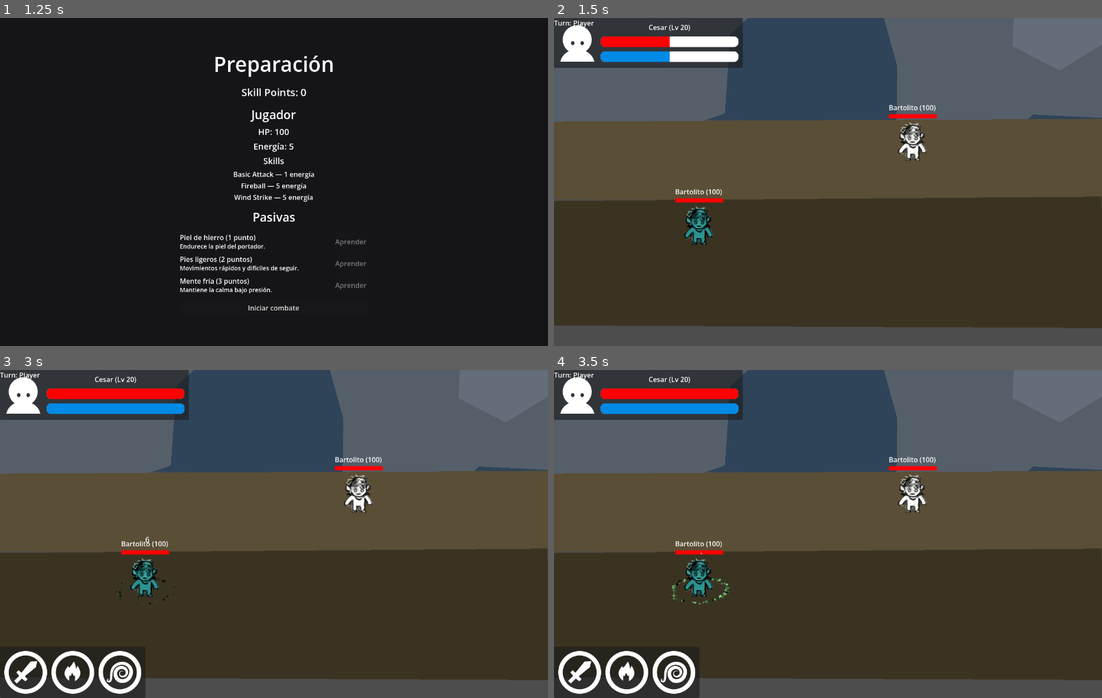
Above: before the commit, frames 1-4 (two rows, left to right).
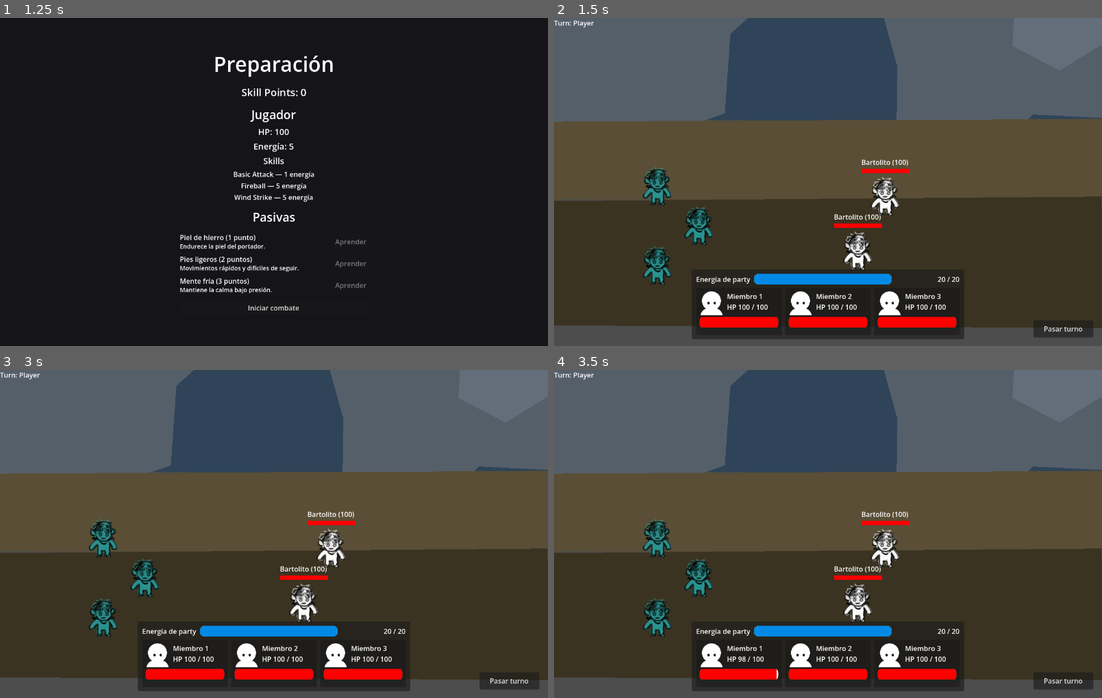
Above: after the commit, the same moments.

Repository: cessar1/no-name-dungeon
Game: Godot game, scene res://scenes/StartMenu.tscn
Same seed, same stepped clock (60 frames per second), same inputs: the game is played once before the commit and once after it.
Inputs (mouse positions are in pixels of both pictures, inside the frame that each line leads up to):
- Up to frame 1 (1.25 s): click "Jugar" at 0.5 s
- Up to frame 2 (1.5 s): click "Iniciar combate" at 1.25 s
- Up to frame 3 (3 s): click (509, 681) at 2 s, where only the run after the commit has a clickable "Pasar turno"; drag from (142, 576) to (356, 497) at 2.77 s
- Up to frame 4 (3.5 s): no input

Frame 1 is identical in both runs. In frame 2, 16% of the frame differs, in the area x 0-99%, y 0-98%; in frame 3, 19%; in frame 4, 19%, in the area x 0-99%, y 0-100%.

Commit message:
Add party combat with shared energy and member cards
Spawn up to 3 party members, share a 20-point energy pool that regenerates each player turn, and end the turn when nobody can afford a skill or the player passes. Replace CharacterStatus with a bottom-center PartyStatus panel: shared energy row above three 200x110 member cards showing portrait, name, HP text and HP bar.

Diff:
--- a/Player.gd
+++ b/Player.gd
@@ -1,6 +1,9 @@
 class_name Player extends BattleUnit
 
 @onready var animator : AnimationPlayer = $AnimationPlayer
+
+# Pool de energía compartido, asignado por BattleManager al registrar la unidad.
+var party_energy: PartyEnergy
 
 func _ready() -> void:
 	# Respaldo para ejecutar la escena sola (F6): en combate, Game la configura
@@ -10,6 +13,12 @@
 	if skills.is_empty():
 		skills.assign(GameManager.player_state.skills)
 	super._ready()
+
+# La energía del jugador sale del pool compartido de la party.
+func can_use_skill(skill: Skill) -> bool:
+	if party_energy == null:
+		return super.can_use_skill(skill)
+	return is_alive() and party_energy.can_afford(skill.energy_cost)
 
 func use_skill(skill: Skill, targets: Array[BattleUnit]) -> bool:
 	if not can_use_skill(skill):
@@ -22,8 +31,11 @@
 		if target == null or not skill.is_valid_target(target):
 			return false
 
-	current_energy -= skill.energy_cost
-	unit_energy_changed.emit(self, current_energy, max_energy)
+	if party_energy:
+		party_energy.spend(skill.energy_cost)
+	else:
+		current_energy -= skill.energy_cost
+		unit_energy_changed.emit(self, current_energy, max_energy)
 
 	for target in targets:
 		skill.execute(self, target)
--- /dev/null
+++ b/party_energy.gd
@@ -0,0 +1,23 @@
+class_name PartyEnergy extends RefCounted
+
+signal changed(current_energy: float, max_energy: float)
+
+var current_energy: float = 0.0
+var max_energy: float = 0.0
+
+# Arranca el pool lleno al iniciar la batalla.
+func setup(max_value: float) -> void:
+	max_energy = max_value
+	current_energy = max_energy
+	changed.emit(current_energy, max_energy)
+
+func can_afford(cost: float) -> bool:
+	return current_energy >= cost
+
+func spend(cost: float) -> void:
+	current_energy = maxf(current_energy - cost, 0.0)
+	changed.emit(current_energy, max_energy)
+
+func regenerate(amount: float) -> void:
+	current_energy = minf(current_energy + amount, max_energy)
+	changed.emit(current_energy, max_energy)
--- a/scenes/Game.tscn
+++ b/scenes/Game.tscn
@@ -3,7 +3,7 @@
 [ext_resource type="Script" uid="uid://n4bfq1lvjoid" path="res://scenes/combat.gd" id="1_aug50"]
 [ext_resource type="Script" uid="uid://1d1wi7t72sa2" path="res://scenes/battle_manager.gd" id="2_kiw3p"]
 [ext_resource type="Script" uid="uid://ecsv4vjwaypp" path="res://scenes/canvas_layer.gd" id="3_400sg"]
-[ext_resource type="PackedScene" uid="uid://cf5ta08ptvv24" path="res://scenes/character_status.tscn" id="5_kiw3p"]
+[ext_resource type="PackedScene" uid="uid://c6c8xdf7gkvqv" path="res://scenes/party_status.tscn" id="4_aug50"]
 [ext_resource type="Script" uid="uid://b4p5jvu186sgp" path="res://scenes/ui.gd" id="5_qy1jj"]
 [ext_resource type="PackedScene" uid="uid://bhxf07p4na0gn" path="res://scenes/skill_bar.tscn" id="6_aug50"]
 
@@ -83,6 +83,14 @@
 [node name="7" type="Marker2D" parent="Positions" unique_id=1157184585]
 position = Vector2(896, 512)
 
+[node name="PartyPosition1" type="Marker2D" parent="Positions" unique_id=170715229]
+unique_name_in_owner = true
+position = Vector2(300, 360)
+
+[node name="PartyPosition2" type="Marker2D" parent="Positions" unique_id=1425969883]
+unique_name_in_owner = true
+position = Vector2(300, 546)
+
 [node name="CanvasLayer" type="CanvasLayer" parent="." unique_id=380967142]
 script = ExtResource("3_400sg")
 
@@ -92,8 +100,17 @@
 offset_right = 118.0
 offset_bottom = 158.0
 
-[node name="CharacterStatus" parent="CanvasLayer" unique_id=564773432 instance=ExtResource("5_kiw3p")]
+[node name="PartyStatus" parent="CanvasLayer" unique_id=842386555 instance=ExtResource("4_aug50")]
 unique_name_in_owner = true
+anchors_preset = 7
+anchor_left = 0.5
+anchor_top = 1.0
+anchor_right = 0.5
+anchor_bottom = 1.0
+offset_top = -16.0
+offset_bottom = -16.0
+grow_horizontal = 2
+grow_vertical = 0
 
 [node name="UI" type="CanvasLayer" parent="." unique_id=906476221]
 layer = 4
@@ -125,6 +142,21 @@
 mouse_filter = 2
 metadata/_edit_lock_ = true
 
+[node name="PassTurnButton" type="Button" parent="UI" unique_id=506543021]
+unique_name_in_owner = true
+anchors_preset = 3
+anchor_left = 1.0
+anchor_top = 1.0
+anchor_right = 1.0
+anchor_bottom = 1.0
+offset_left = -160.0
+offset_top = -60.0
+offset_right = -20.0
+offset_bottom = -20.0
+grow_horizontal = 0
+grow_vertical = 0
+text = "Pasar turno"
+
 [node name="Camera2D" type="Camera2D" parent="." unique_id=313520003]
 position = Vector2(698, 346)
 
--- a/scenes/battle_manager.gd
+++ b/scenes/battle_manager.gd
@@ -11,12 +11,14 @@
 var active_players: Array[BattleUnit]
 var active_enemies: Array[BattleUnit]
 
-var actions_remaining: int = 0
 var enemies_to_act: Array[BattleUnit]
 
 var selected_player: BattleUnit
 var skill_bar : SkillBar
 var current_turn : Turn
+
+# Pool de energía compartido por toda la party durante la batalla.
+var party_energy := PartyEnergy.new()
 
 var battle_over := false
 var battle_result_announced := false
@@ -26,6 +28,7 @@
 func start_battle():
 	if battle_over:
 		return
+	party_energy.setup(GameManager.party_state.shared_energy_max)
 	start_player_turn()
 
 func start_player_turn():
@@ -33,22 +36,29 @@
 		return
 
 	current_turn = Turn.PLAYER
-	actions_remaining  = active_players.size()
-
-	for player in active_players:
-		player.regenerate_energy()
+	party_energy.regenerate(BattleUnit.ENERGY_REGEN)
 
 	if skill_bar and selected_player:
 		skill_bar.refresh_availability(selected_player)
 
-func finish_player_action():
-	if battle_over:
-		return
-
-	actions_remaining -= 1
-
-	if actions_remaining <= 0:
+	# Si la party no puede pagar ninguna skill, cede el turno.
+	if not party_can_act():
 		change_turn()
+
+# El jugador puede ceder el turno para conservar energía.
+func finish_player_turn():
+	if battle_over or current_turn != Turn.PLAYER:
+		return
+
+	change_turn()
+
+# La party puede actuar mientras algún miembro vivo pueda pagar una skill.
+func party_can_act() -> bool:
+	for player in active_players:
+		for skill in player.get_skills():
+			if player.can_use_skill(skill):
+				return true
+	return false
 
 func start_enemy_turn():
 	if battle_over:
@@ -97,6 +107,7 @@
 		active_enemies.append(unit)
 	elif unit is Player:
 		active_players.append(unit)
+		(unit as Player).party_energy = party_energy
 		unit.unit_selected.connect(_on_unit_selected)
 
 func _on_unit_selected(unit: BattleUnit):
@@ -141,7 +152,8 @@
 	if casted:
 		if skill_bar:
 			skill_bar.refresh_availability(player)
-		finish_player_action()
+		if not party_can_act():
+			change_turn()
 
 func _on_unit_died(unit : BattleUnit):
 	units_dying += 1
--- a/scenes/canvas_layer.gd
+++ b/scenes/canvas_layer.gd
@@ -1,29 +1,15 @@
-extends CanvasLayer
+class_name BattleCanvasLayer extends CanvasLayer
 
 @onready var battle_manager = $"../BattleManager"
-@onready var character_status: CharacterStatus = $CharacterStatus
-
-var tracked_unit: BattleUnit
+@onready var party_status: PartyStatus = $PartyStatus
 
 func _ready() -> void:
-	battle_manager.player_selected.connect(_on_player_selected)
+	battle_manager.party_energy.changed.connect(_on_party_energy_changed)
 
-func _on_player_selected(unit: BattleUnit):
-	print("Selected")
-	if tracked_unit:
-		if tracked_unit.unit_energy_changed.is_connected(_on_energy_changed):
-			tracked_unit.unit_energy_changed.disconnect(_on_energy_changed)
-		if tracked_unit.unit_hp_changed.is_connected(_on_hp_changed):
-			tracked_unit.unit_hp_changed.disconnect(_on_hp_changed)
+func setup_party(units: Array[BattleUnit]) -> void:
+	party_status.setup_party(units)
+	_on_party_energy_changed(battle_manager.party_energy.current_energy, battle_manager.party_energy.max_energy)
 
-	tracked_unit = unit
-	unit.unit_energy_changed.connect(_on_energy_changed)
-	unit.unit_hp_changed.connect(_on_hp_changed)
-	_on_energy_changed(unit, unit.current_energy, unit.max_energy)
-	_on_hp_changed(unit, unit.current_hp)
-
-func _on_energy_changed(_unit: BattleUnit, current_energy: float, max_energy: float):
-	character_status.set_energy(current_energy, max_energy)
-
-func _on_hp_changed(unit: BattleUnit, current_hp: float):
-	character_status.set_hp(current_hp, unit.max_hp)
+# La barra de MP es una sola para toda la party.
+func _on_party_energy_changed(current_energy: float, max_energy: float) -> void:
+	party_status.set_energy(current_energy, max_energy)
--- a/scenes/character_status.gd
+++ /dev/null
@@ -1,12 +0,0 @@
-class_name CharacterStatus extends PanelContainer
-
-@onready var hp_bar: TextureProgressBar = %HpBar
-@onready var energy_bar: TextureProgressBar = %MpBar
-
-func set_hp(current_hp: float, max_hp: float) -> void:
-	hp_bar.max_value = max_hp
-	hp_bar.value = current_hp
-
-func set_energy(current_energy: float, max_energy: float) -> void:
-	energy_bar.max_value = max_energy
-	energy_bar.value = current_energy
--- a/scenes/character_status.tscn
+++ /dev/null
@@ -1,58 +0,0 @@
-[gd_scene format=3 uid="uid://cf5ta08ptvv24"]
-
-[ext_resource type="Script" uid="uid://dwrqgllmgoksx" path="res://scenes/character_status.gd" id="1_3qm1d"]
-[ext_resource type="Texture2D" uid="uid://c2wyjxb2w36th" path="res://assets/ui/Avatar.png" id="1_gbspo"]
-[ext_resource type="Texture2D" uid="uid://deco8vrhxxwa6" path="res://assets/ui/Bar.png" id="2_3qm1d"]
-
-[node name="CharacterStatus" type="PanelContainer" unique_id=564773432]
-offset_right = 40.0
-offset_bottom = 40.0
-script = ExtResource("1_3qm1d")
-
-[node name="MarginContainer" type="MarginContainer" parent="." unique_id=2084237219]
-layout_mode = 2
-theme_override_constants/margin_left = 10
-theme_override_constants/margin_top = 10
-theme_override_constants/margin_right = 10
-theme_override_constants/margin_bottom = 10
-
-[node name="HBoxContainer" type="HBoxContainer" parent="MarginContainer" unique_id=1823353856]
-layout_mode = 2
-theme_override_constants/separation = 10
-
-[node name="MarginContainer" type="MarginContainer" parent="MarginContainer/HBoxContainer" unique_id=1322606962]
-layout_mode = 2
-theme_override_constants/margin_left = 5
-theme_override_constants/margin_top = 7
-theme_override_constants/margin_right = 5
-theme_override_constants/margin_bottom = 5
-
-[node name="TextureRect" type="TextureRect" parent="MarginContainer/HBoxContainer/MarginContainer" unique_id=505684989]
-layout_mode = 2
-texture = ExtResource("1_gbspo")
-stretch_mode = 2
-
-[node name="VBoxContainer" type="VBoxContainer" parent="MarginContainer/HBoxContainer" unique_id=794192003]
-layout_mode = 2
-theme_override_constants/separation = 10
-
-[node name="Label" type="Label" parent="MarginContainer/HBoxContainer/VBoxContainer" unique_id=867220111]
-layout_mode = 2
-text = "Cesar (Lv 20)"
-horizontal_alignment = 1
-
-[node name="HpBar" type="TextureProgressBar" parent="MarginContainer/HBoxContainer/VBoxContainer" unique_id=948254769]
-unique_name_in_owner = true
-layout_mode = 2
-value = 50.0
-texture_under = ExtResource("2_3qm1d")
-texture_progress = ExtResource("2_3qm1d")
-tint_progress = Color(1, 0, 0, 1)
-
-[node name="MpBar" type="TextureProgressBar" parent="MarginContainer/HBoxContainer/VBoxContainer" unique_id=1697505503]
-unique_name_in_owner = true
-layout_mode = 2
-value = 50.0
-texture_under = ExtResource("2_3qm1d")
-texture_progress = ExtResource("2_3qm1d")
-tint_progress = Color(0, 0.5411765, 0.9019608, 1)
--- a/scenes/combat.gd
+++ b/scenes/combat.gd
@@ -7,18 +7,29 @@
 
 @onready var battle_manager = $BattleManager
 @onready var positions = $Positions.get_children()
+@onready var party_positions: Array[Marker2D] = [
+	positions[0] as Marker2D,
+	%PartyPosition1,
+	%PartyPosition2,
+]
 @onready var units: Node2D = $Units
 @onready var skill_bar: SkillBar = %SkillBar
+@onready var pass_turn_button: Button = %PassTurnButton
+@onready var canvas_layer: BattleCanvasLayer = $CanvasLayer
 
 var available_positions = []
 
 
 func _ready() -> void:
 	available_positions = positions.duplicate()
+	for position in party_positions:
+		available_positions.erase(position)
 	battle_manager.setup_ui(skill_bar)
 	battle_manager.battle_ended.connect(_on_battle_ended)
+	pass_turn_button.pressed.connect(battle_manager.finish_player_turn)
 
-	spawn_player()
+	spawn_party()
+	canvas_layer.setup_party(battle_manager.active_players)
 	spawn_enemy()
 	spawn_enemy()
 	battle_manager.start_battle()
@@ -31,11 +42,18 @@
 	get_tree().change_scene_to_file(RESULT_SCENE)
 
 
-func spawn_player() -> void:
+func spawn_party() -> void:
+	var members := GameManager.party_state.members
+	for i in members.size():
+		if i >= party_positions.size():
+			break
+		spawn_party_member(members[i], party_positions[i])
+
+func spawn_party_member(member: PlayerState, position: Marker2D) -> void:
 	var player: BattleUnit = PLAYER_SCENE.instantiate()
-	player.stats = GameManager.player_state.stats
-	player.skills.assign(GameManager.player_state.skills)
-	player.global_position = positions[0].global_position
+	player.stats = member.stats
+	player.skills.assign(member.skills)
+	player.global_position = position.global_position
 
 	units.add_child(player)
 
--- /dev/null
+++ b/scenes/party_member_status.gd
@@ -0,0 +1,30 @@
+class_name PartyMemberStatus extends PanelContainer
+
+@onready var portrait: TextureRect = %Portrait
+@onready var name_label: Label = %NameLabel
+@onready var hp_label: Label = %HpLabel
+@onready var hp_bar: TextureProgressBar = %HpBar
+
+# Inicializa la tarjeta con los datos del miembro y queda escuchando su HP.
+func setup(unit: BattleUnit, display_name: String) -> void:
+	portrait.visible = true
+	name_label.text = display_name
+	hp_bar.max_value = unit.max_hp
+	_set_hp(unit, unit.current_hp)
+	unit.unit_hp_changed.connect(_on_hp_changed)
+
+# Reserva el espacio de la tarjeta cuando todavía no hay miembro.
+func show_empty() -> void:
+	portrait.visible = false
+	name_label.text = ""
+	hp_label.text = ""
+	hp_bar.max_value = 1.0
+	hp_bar.value = 0.0
+
+func _on_hp_changed(unit: BattleUnit, current_hp: float) -> void:
+	_set_hp(unit, current_hp)
+
+func _set_hp(unit: BattleUnit, current_hp: float) -> void:
+	var clamped_hp := maxf(current_hp, 0.0)
+	hp_bar.value = clamped_hp
+	hp_label.text = "HP %d / %d" % [int(clamped_hp), int(unit.max_hp)]
--- /dev/null
+++ b/scenes/party_member_status.tscn
@@ -0,0 +1,58 @@
+[gd_scene format=3 uid="uid://di5ru6u2k20dp"]
+
+[ext_resource type="Script" uid="uid://b0d02sm74ku6m" path="res://scenes/party_member_status.gd" id="1_ujhyt"]
+[ext_resource type="Texture2D" uid="uid://c2wyjxb2w36th" path="res://assets/ui/Avatar.png" id="2_6vkgo"]
+[ext_resource type="Texture2D" uid="uid://deco8vrhxxwa6" path="res://assets/ui/Bar.png" id="3_w47j2"]
+
+[node name="PartyMemberStatus" type="PanelContainer" unique_id=1923907027]
+custom_minimum_size = Vector2(200, 110)
+size_flags_horizontal = 3
+script = ExtResource("1_ujhyt")
+
+[node name="MarginContainer" type="MarginContainer" parent="." unique_id=945787628]
+layout_mode = 2
+theme_override_constants/margin_left = 8
+theme_override_constants/margin_top = 8
+theme_override_constants/margin_right = 8
+theme_override_constants/margin_bottom = 8
+
+[node name="Content" type="VBoxContainer" parent="MarginContainer" unique_id=1867135653]
+layout_mode = 2
+theme_override_constants/separation = 4
+
+[node name="HBoxContainer" type="HBoxContainer" parent="MarginContainer/Content" unique_id=3534072]
+layout_mode = 2
+theme_override_constants/separation = 8
+
+[node name="Portrait" type="TextureRect" parent="MarginContainer/Content/HBoxContainer" unique_id=1308378557]
+unique_name_in_owner = true
+custom_minimum_size = Vector2(56, 56)
+layout_mode = 2
+texture = ExtResource("2_6vkgo")
+expand_mode = 1
+stretch_mode = 5
+
+[node name="VBoxContainer" type="VBoxContainer" parent="MarginContainer/Content/HBoxContainer" unique_id=854422163]
+layout_mode = 2
+size_flags_horizontal = 3
+theme_override_constants/separation = 2
+
+[node name="NameLabel" type="Label" parent="MarginContainer/Content/HBoxContainer/VBoxContainer" unique_id=692016290]
+unique_name_in_owner = true
+layout_mode = 2
+text = "Miembro"
+
+[node name="HpLabel" type="Label" parent="MarginContainer/Content/HBoxContainer/VBoxContainer" unique_id=162841590]
+unique_name_in_owner = true
+layout_mode = 2
+text = "HP 100 / 100"
+
+[node name="HpBar" type="TextureProgressBar" parent="MarginContainer/Content" unique_id=1561936265]
+unique_name_in_owner = true
+custom_minimum_size = Vector2(0, 25)
+layout_mode = 2
+value = 100.0
+nine_patch_stretch = true
+texture_under = ExtResource("3_w47j2")
+texture_progress = ExtResource("3_w47j2")
+tint_progress = Color(1, 0, 0, 1)
--- /dev/null
+++ b/scenes/party_status.gd
@@ -0,0 +1,29 @@
+class_name PartyStatus extends PanelContainer
+
+const MEMBER_STATUS_SCENE := preload("res://scenes/party_member_status.tscn")
+
+@onready var members_container: HBoxContainer = %MembersContainer
+@onready var energy_bar: TextureProgressBar = %MpBar
+@onready var energy_value_label: Label = %EnergyValueLabel
+
+# Crea siempre tres espacios de tarjeta y llena los que tienen miembro.
+func setup_party(units: Array[BattleUnit]) -> void:
+	_clear_members()
+
+	for i in PartyState.MAX_MEMBERS:
+		var card: PartyMemberStatus = MEMBER_STATUS_SCENE.instantiate()
+		members_container.add_child(card)
+		if i < units.size():
+			card.setup(units[i], "Miembro %d" % (i + 1))
+		else:
+			card.show_empty()
+
+func set_energy(current_energy: float, max_energy: float) -> void:
+	energy_bar.max_value = max_energy
+	energy_bar.value = current_energy
+	energy_value_label.text = "%d / %d" % [int(current_energy), int(max_energy)]
+
+func _clear_members() -> void:
+	for child in members_container.get_children():
+		members_container.remove_child(child)
+		child.queue_free()
--- /dev/null
+++ b/scenes/party_status.tscn
@@ -0,0 +1,57 @@
+[gd_scene format=3 uid="uid://c6c8xdf7gkvqv"]
+
+[ext_resource type="Script" uid="uid://b7ukn65iqdsrr" path="res://scenes/party_status.gd" id="1_ydnva"]
+[ext_resource type="PackedScene" uid="uid://di5ru6u2k20dp" path="res://scenes/party_member_status.tscn" id="2_tvg80"]
+[ext_resource type="Texture2D" uid="uid://deco8vrhxxwa6" path="res://assets/ui/Bar.png" id="3_dvmq8"]
+
+[node name="PartyStatus" type="PanelContainer" unique_id=842386555]
+script = ExtResource("1_ydnva")
+
+[node name="MarginContainer" type="MarginContainer" parent="." unique_id=1266762137]
+layout_mode = 2
+theme_override_constants/margin_left = 10
+theme_override_constants/margin_top = 10
+theme_override_constants/margin_right = 10
+theme_override_constants/margin_bottom = 10
+
+[node name="VBoxContainer" type="VBoxContainer" parent="MarginContainer" unique_id=1306607672]
+layout_mode = 2
+theme_override_constants/separation = 8
+
+[node name="EnergyRow" type="HBoxContainer" parent="MarginContainer/VBoxContainer" unique_id=300382909]
+layout_mode = 2
+theme_override_constants/separation = 8
+
+[node name="EnergyLabel" type="Label" parent="MarginContainer/VBoxContainer/EnergyRow" unique_id=1365079879]
+layout_mode = 2
+text = "Energía de party"
+
+[node name="MpBar" type="TextureProgressBar" parent="MarginContainer/VBoxContainer/EnergyRow" unique_id=2105571779]
+unique_name_in_owner = true
+custom_minimum_size = Vector2(200, 25)
+layout_mode = 2
+size_flags_horizontal = 3
+max_value = 20.0
+value = 20.0
+texture_under = ExtResource("3_dvmq8")
+texture_progress = ExtResource("3_dvmq8")
+tint_progress = Color(0, 0.5411765, 0.9019608, 1)
+
+[node name="EnergyValueLabel" type="Label" parent="MarginContainer/VBoxContainer/EnergyRow" unique_id=2128706727]
+unique_name_in_owner = true
+layout_mode = 2
+text = "20 / 20"
+
+[node name="MembersContainer" type="HBoxContainer" parent="MarginContainer/VBoxContainer" unique_id=1042646676]
+unique_name_in_owner = true
+layout_mode = 2
+theme_override_constants/separation = 8
+
+[node name="Slot1" parent="MarginContainer/VBoxContainer/MembersContainer" unique_id=1923907027 instance=ExtResource("2_tvg80")]
+layout_mode = 2
+
+[node name="Slot2" parent="MarginContainer/VBoxContainer/MembersContainer" unique_id=98202997 instance=ExtResource("2_tvg80")]
+layout_mode = 2
+
+[node name="Slot3" parent="MarginContainer/VBoxContainer/MembersContainer" unique_id=1561599380 instance=ExtResource("2_tvg80")]
+layout_mode = 2
Not shown, added: party_energy.gd.uid
Not shown, removed: scenes/character_status.gd.uid
Not shown, added: scenes/party_member_status.gd.uid
Not shown, added: scenes/party_status.gd.uid
